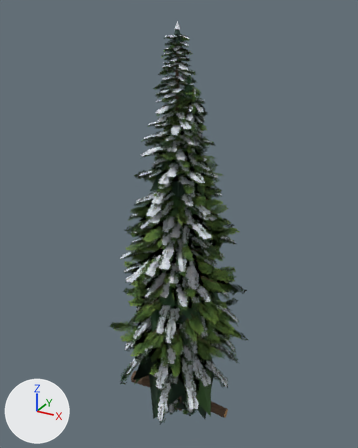
The glTF model public/models/forest.glb: old version first, new version second.
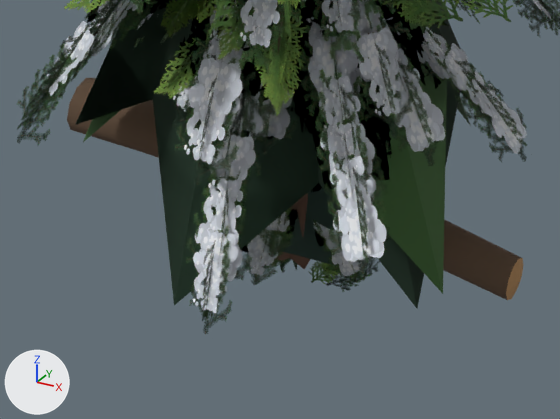
Each version is shown whole from a 50 mm camera at (16.1, -29.1, 30.9) aimed at (-0.2, 0.6, 16.0), then close up on the part from 33% to 66% of the width and 79% to 99% of the height. Arrows for +X, +Y and +Z are at lower left; the lights stay in place. The last two pictures show the newer version. Vertices at exactly the same position are counted once.

In view in the first close-up: 'cedar', 'cedar_lod', 'hemlock', 'hemlock_snow', 'hemlock_snow_lod', 'log', 'sapling_snow', 'sapling_snow_lod' and 1 more.
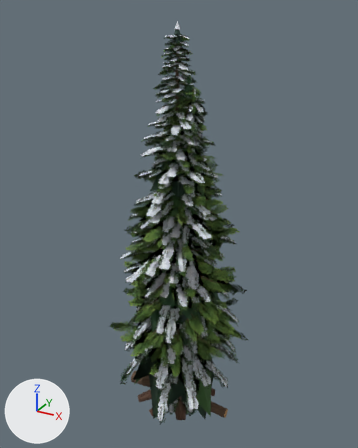
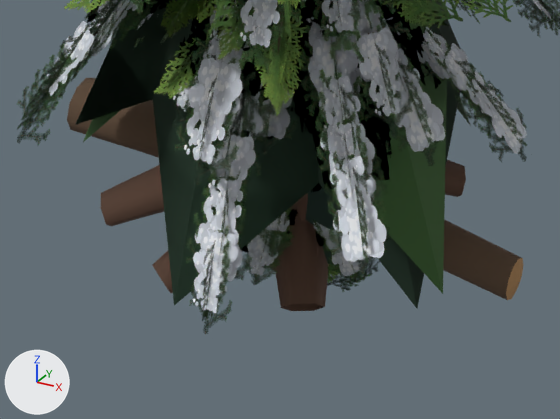
Location of each change, (x1, y1, x2, y2) in pixels of the close-ups (560 x 419 px):
'cedar', reshaped: before (64, 0, 513, 284); after (64, 0, 513, 311)
part 1 of me_cedar, added (brown): after (445, 160, 466, 197)
part 2 of me_cedar, added (brown): after (101, 165, 164, 226)
part 3 of me_cedar, added (brown): after (153, 251, 173, 293)
part 4 of me_cedar, added (brown): after (274, 213, 329, 311)

The change in detail:
me_cedar is used by ob_cedar; location (0.0, 0.0, 0.0).
me_cedar had 7108 vertices, 4120 faces and spanned x -5.7..5.9, y -6.0..5.8, z -1.7..26.3.
me_cedar now has 7360 vertices, 4540 faces and spans x -5.7..5.9, y -6.0..5.8, z -1.7..26.3.
me_cedar part 1: a new loose piece of 36 vertices spanning x -0.2..2.7, y -0.1..2.4, z -0.3..1.4, in mat_cedarbark (brown #543c2e).
me_cedar part 2: a new loose piece of 36 vertices spanning x -3.1..-0.1, y -2.0..0.4, z -0.4..1.5, in mat_cedarbark (brown #543c2e).
me_cedar part 3: a new loose piece of 36 vertices spanning x -1.4..0.6, y -2.8..-0.1, z -0.3..1.5, in mat_cedarbark (brown #543c2e).
me_cedar part 4: a new loose piece of 36 vertices spanning x -0.3..1.7, y -2.2..0.1, z -0.3..1.4, in mat_cedarbark (brown #543c2e).
Other edits to the shape of me_cedar do not show in these pictures.
